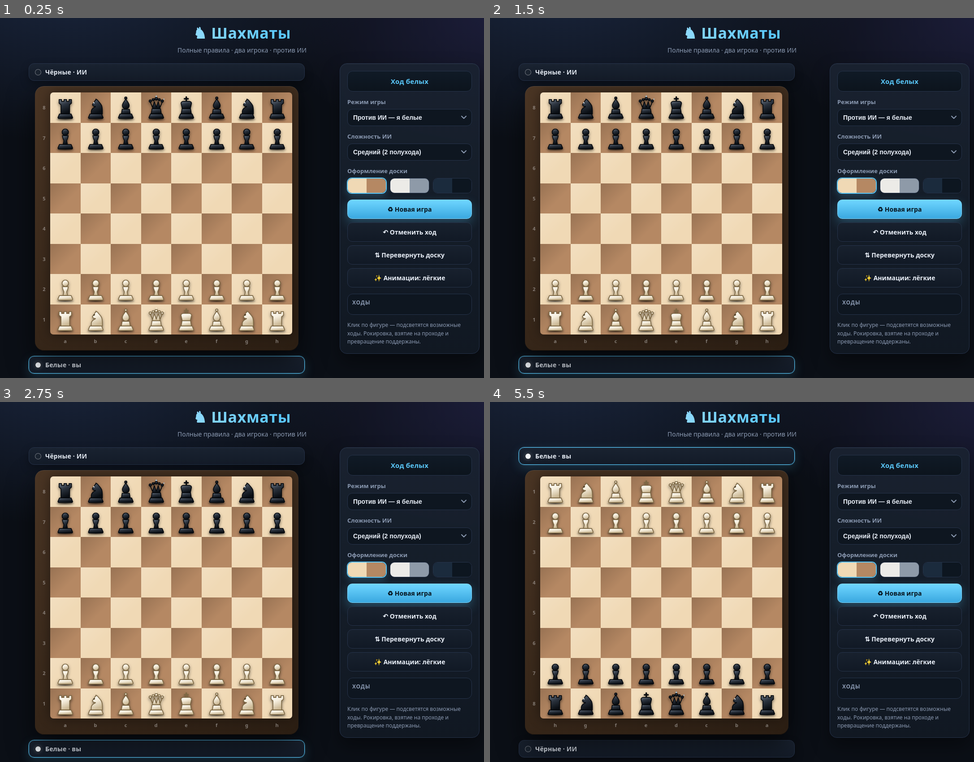
Above: before the commit, frames 1-4 (two rows, left to right).
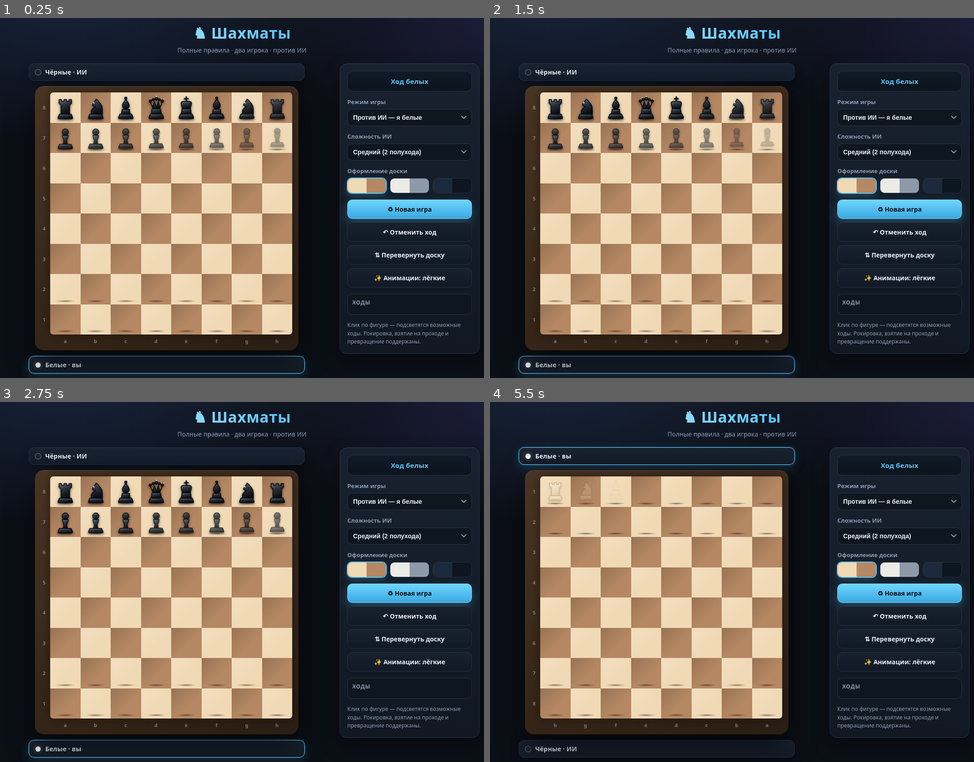
Above: after the commit, the same moments.

Repository: alexey17001700-coder/chess_app
Game: browser game, page index.html
The game is run twice, just before and just after one commit, with the same random seed, the same clock (stepped at 60 frames per second) and the same inputs.
Inputs (mouse positions are in pixels of both pictures, inside the frame that each line leads up to):
- Up to frame 1 (0.25 s): no input
- Up to frame 2 (1.5 s): tap Space at 1.1 s; click (678, 198) at 1.27 s
- Up to frame 3 (2.75 s): tap Space at 1.6, 2.1, 2.6 s; click (275, 582) at 1.87 s; click (246, 614) at 2.47 s
- Up to frame 4 (5.5 s): click (765, 672) at 3.07 s; tap Space every 0.5 s from 3.1 to 5.1 s; click (644, 492) at 3.67 s; click (736, 520) at 4.27 s; click "⇅ Перевернуть доску" at 4.87 s; click (736, 643) at 5.47 s

The runs differ from the first frame. In frame 1, 2.9% of the frame differs, in the area x 11-60%, y 21-88%; in frame 2, 3.0%; in frame 3, 2.6%; in frame 4, 4.5%.

Commit message:
Auto-update: chess.js

Diff:
--- a/chess.js
+++ b/chess.js
@@ -821,7 +821,7 @@
         var p = b[idx];
 
         // призрак взятой фигуры — под фигурой, которая встала на её место
-        if (animate && idx === ghostAt && ghostPiece) {
+        if (fresh && idx === ghostAt && ghostPiece) {
           inner += '<span class="piece ghost ' +
                    (isWhitePiece(ghostPiece) ? 'white' : 'black') + '">' +
                    pieceSVG(ghostPiece) + '</span>';
@@ -833,22 +833,27 @@
           var pcls = 'piece ' + color;
           var dx = 0, dy = 0;
 
-          if (idx === slideTo && lm) {
+          if (doEnter) {                            // фигуры «выходят» на доску каскадом
+            style += ';--e:' + (v * 0.014).toFixed(3) + 's';
+            pcls += ' enter';
+          }
+
+          if (fresh && idx === slideTo && lm) {
             dx = viewCol(slideFrom) - viewCol(slideTo);
             dy = viewRow(slideFrom) - viewRow(slideTo);
             pcls += ' moved';
-          } else if (idx === rookTo && rookFrom >= 0) {
+          } else if (fresh && idx === rookTo && rookFrom >= 0) {
             dx = viewCol(rookFrom) - viewCol(rookTo);
             dy = viewRow(rookFrom) - viewRow(rookTo);
             pcls += ' moved';
           }
           if (dx || dy) style += ';--dx:' + dx + ';--dy:' + dy;
-          if (idx === promoTo) pcls += ' promo-in';   // новая фигура «выпрыгивает»
+          if (fresh && idx === promoTo) pcls += ' promo-in';   // новая фигура «выпрыгивает»
 
           inner += '<span class="' + pcls + '" style="' + style + '">' + pieceSVG(p) + '</span>';
         }
 
-        if (animate && idx === ghostAt && ghostPiece) inner += '<span class="burst"></span>';
+        if (fresh && idx === ghostAt && ghostPiece) inner += '<span class="burst"></span>';
 
         if (legal.length && idx !== selected) {
           var hit = legal.filter(function (m) { return m.to === idx; });
